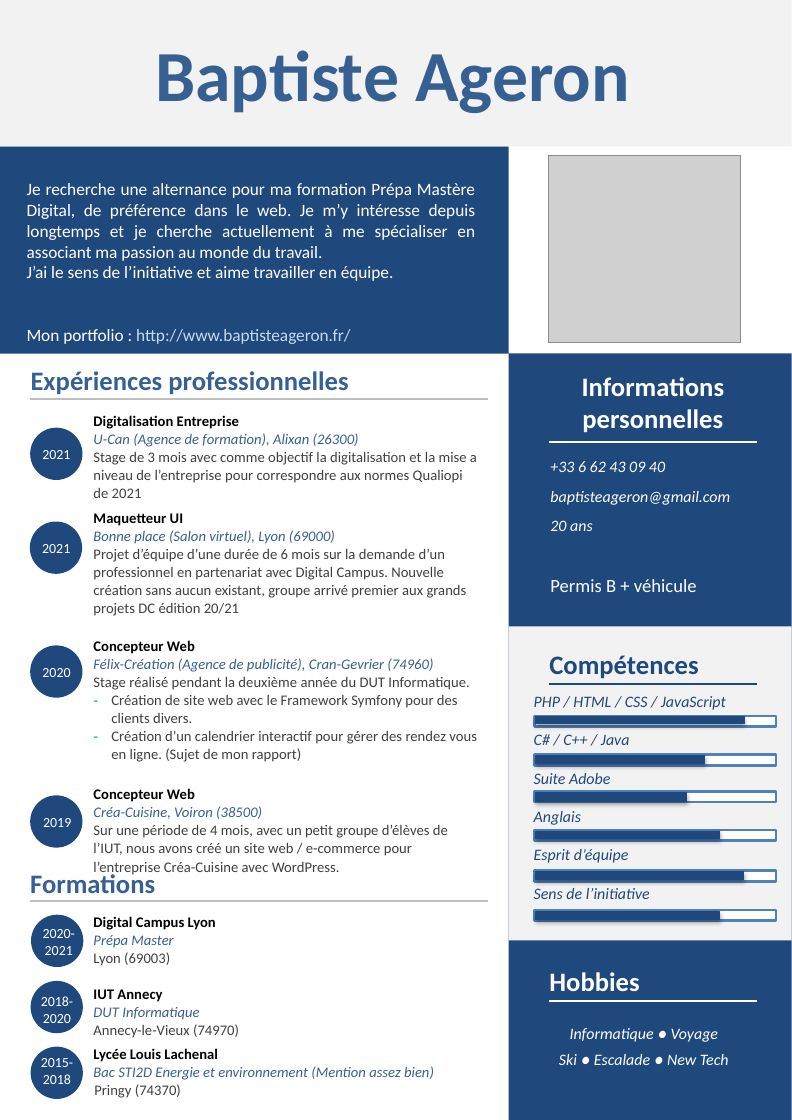
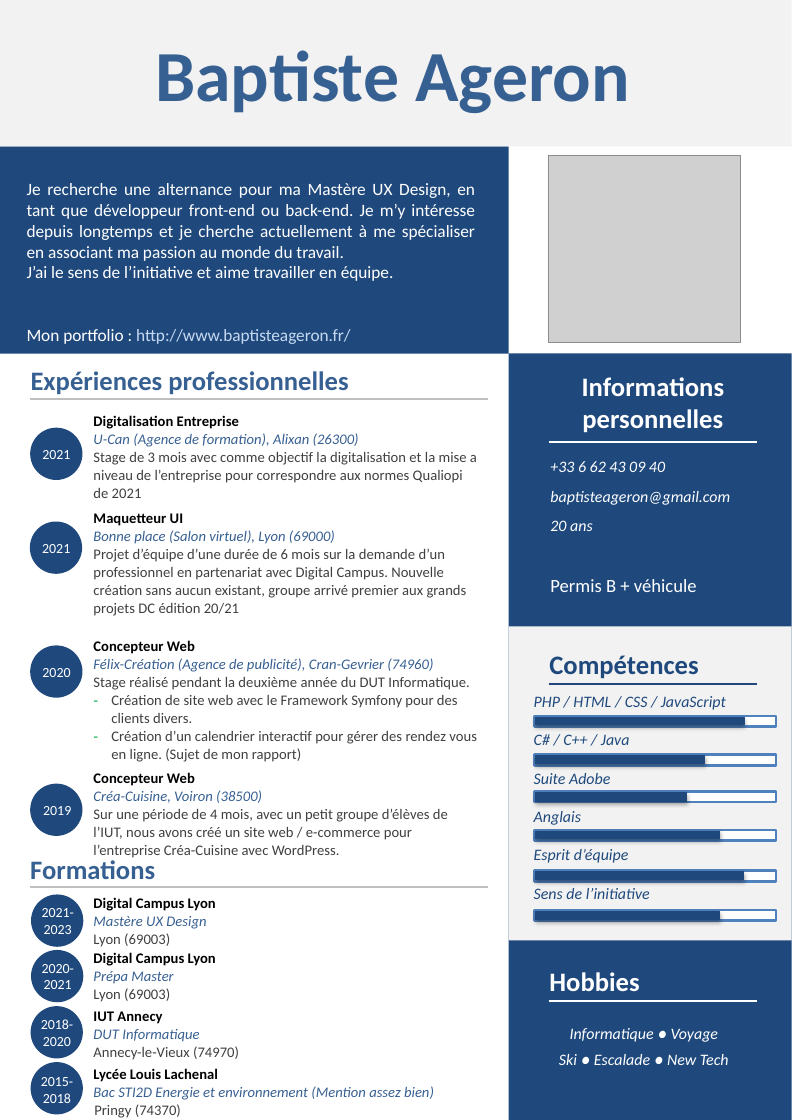
Before and after one commit to garcia-alexandre-pro/BaptisteAg.github.io, a slide deck: slide 1 of cv.pptx. Drawn at 792x1120 pixels with LibreOffice and Linux fonts; fonts in the diff are those of the drawing; grey boxes stand for pictures. Boxes give left, top, right and bottom in pixels: in the first picture for what was removed or moved away, otherwise in the second. Text is boxed around its words. In the diff, an @@ line names an element or a change of style, - is before the commit and + after.

```diff
--- a/cv.pptx
+++ b/cv.pptx
@@ text at box(27, 183, 475, 261): text changed @@
-Je recherche une alternance pour ma formation Prépa Mastère Digital, de préférence dans le web. Je m’y intéresse depuis longtemps et je cherche actuellement à me spécialiser en associant ma passion au monde du travail.
+Je recherche une alternance pour ma Mastère UX Design, en tant que développeur front-end ou back-end. Je m’y intéresse depuis longtemps et je cherche actuellement à me spécialiser en associant ma passion au monde du travail.
@@ table: place and size @@
-table at box(84, 407, 489, 892)
+table at box(84, 407, 489, 875)
@@ text "2019": place and size @@
-text "2019" at box(43, 818, 71, 827)
+text "2019" at box(43, 806, 71, 815)
@@ ellipse: place and size @@
-ellipse at box(31, 795, 83, 848)
+ellipse at box(31, 783, 83, 836)
@@ text "Formations": place and size @@
-text "Formations" at box(30, 871, 155, 893)
+text "Formations" at box(30, 857, 155, 879)
@@ line moved from (30, 900) - (488, 900) to (30, 887) - (488, 887) @@
@@ ellipse: place and size @@
-ellipse at box(31, 915, 83, 967)
+ellipse at box(31, 894, 83, 947)
@@ table at box(84, 871, 489, 1120) @@
-row 1, column 1: Digital Campus Lyon / Prépa Master / Lyon (69003) / IUT Annecy / DUT Informatique / Annecy-le-Vieux (74970)
+row 1, column 1: Digital Campus Lyon / Mastère UX Design / Lyon (69003) / Digital Campus Lyon / Prépa Master / Lyon (69003) / IUT Annecy / DUT Informatique / Annecy-le-Vieux (74970)
@@ table: place and size @@
-table at box(84, 908, 489, 1120)
+table at box(84, 871, 489, 1120)
@@ text at box(42, 908, 74, 934): text changed @@
-2020-2021
+2021-2023
@@ ellipse added at box(31, 949, 83, 1002), fill #1F497D @@
@@ text added at box(42, 964, 74, 989), 10.5 pt, text #FFFFFF @@
+2020-2021
@@ text "2018-2020": place and size @@
-text "2018-2020" at box(41, 996, 73, 1023)
+text "2018-2020" at box(41, 1019, 73, 1046)
@@ ellipse: place and size @@
-ellipse at box(31, 981, 83, 1033)
+ellipse at box(31, 1006, 83, 1058)
@@ text "2015-2018": place and size @@
-text "2015-2018" at box(41, 1058, 73, 1084)
+text "2015-2018" at box(41, 1077, 73, 1103)
@@ ellipse: place and size @@
-ellipse at box(31, 1046, 83, 1098)
+ellipse at box(31, 1061, 83, 1114)
```
Also in this commit, not shown: 1 other file.
